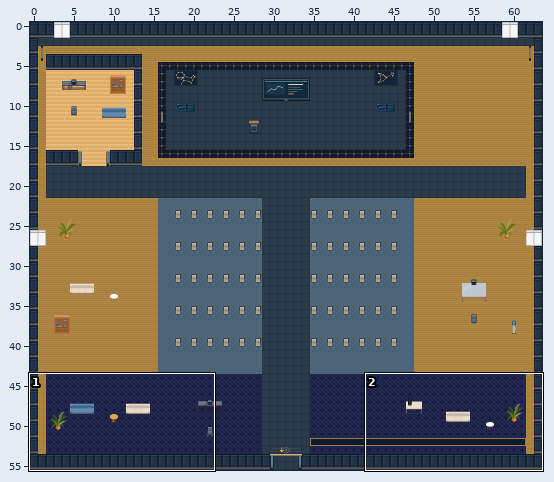
One commit to this Tiled map (JSON): maps/preview/solar-hall.tmj. The picture above shows the old version from afar; the outline marks the close-up.
Close-up. Before the commit:
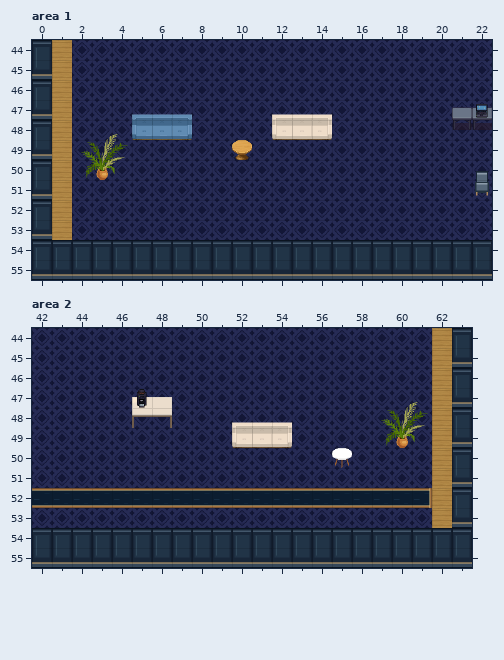
Cells are 32x32 px. Shown: area 1 x 0..22, y 44..55; area 2 x 42..63, y 44..55. The commit also changed other parts of the map, which this record leaves out.
New version:
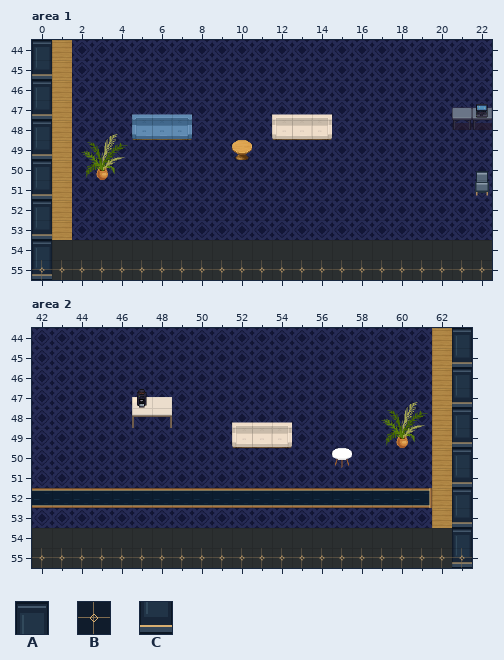
Key: from "art-0": A 0, B 15, C 16.
_ is an empty cell, # one hidden under a higher layer.
From old to new:
Layer "scenery-belowAvatar-2", area 1:
y 55: x 0 _ -> C
Layer "scenery-belowAvatar-3", area 1:
y 55: x 0..22 _______________________ -> BBBBBBBBBBBBBBBBBBBBBBB
Layer "scenery-aboveAvatar-0" (removed), area 1:
y 55: x 0 # -> _
Layer "scenery-aboveAvatar-1" (removed), area 1:
y 54: x 1..22 AAAAAAAAAAAAAAAAAAAAAA -> ______________________
y 55: x 0..22 CCCCCCCCCCCCCCCCCCCCCCC -> _______________________
Layer "scenery-belowAvatar-2", area 2:
y 55: x 63 _ -> C
Layer "scenery-belowAvatar-3", area 2:
y 55: x 42..63 ______________________ -> BBBBBBBBBBBBBBBBBBBBBB
Layer "scenery-aboveAvatar-0" (removed), area 2:
y 55: x 63 # -> _
Layer "scenery-aboveAvatar-1" (removed), area 2:
y 54: x 42..62 AAAAAAAAAAAAAAAAAAAAA -> _____________________
y 55: x 42..63 CCCCCCCCCCCCCCCCCCCCCC -> ______________________
Pixel boxes of the changes (left, top, right, bottom) in both close-ups:
changed: (32, 240, 492, 280)
changed: (32, 528, 472, 568)
